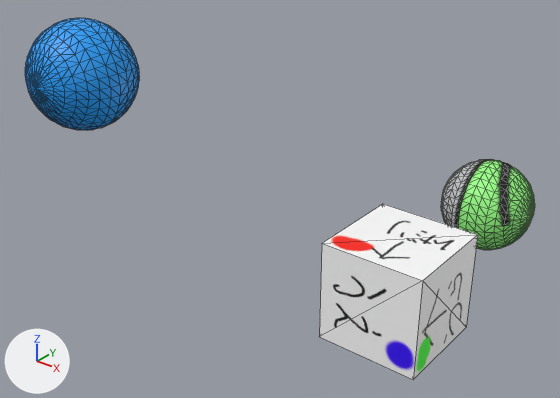
Renders of the Blender file Resources/LevelData/LevelData1/LevelEditor.blend from each side of a commit.
The view is the same before and after, from a camera (50 mm lens) standing at (5.89, -10.8, 7.65) and looking at (-2.86, 0.14, 0.87). Arrows for +X, +Y and +Z are at lower left; the lights stay in place. Mesh edges are drawn as thin lines.
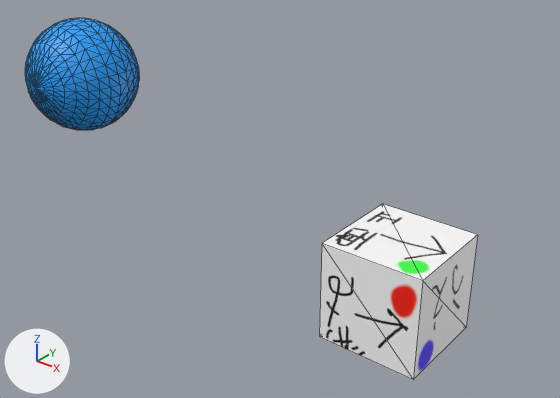
Diff of the bpy script that builds the scene:
```diff
--- a/Resources/LevelData/LevelData1/LevelEditor.blend.py
+++ b/Resources/LevelData/LevelData1/LevelEditor.blend.py
@@ me_cube @@
 me_cube.from_pydata(...)  # 8 vertices, 12 faces; spans x -1.0..1.0, y -1.0..1.0, z -1.0..1.0
 # used by ob_cube; location = (0.0, 0.0, 0.0)
+# me_cube part 1: the whole mesh is multiplied about its middle by the matrix ((0.0, -1.0, 0.0), (0.0, 0.0, 1.0), (-1.0, 0.0, 0.0))
 me_cube.materials.append(mat_material)
@@ ob_td2_enemy @@
-ob_td2_enemy = bpy.data.objects.new('TD2_Enemy', me_td2_enemy_004)
-ob_td2_enemy.location = (0.0, 4.08, 0.0)
```

Location of each change, (x1, y1, x2, y2) in pixels of the pictures (560 x 398 px; the box of a moved part takes in the faces that stretch with it):
'TD2_Enemy', deleted (green)
    before: (441, 159, 535, 250)
part 1 of me_cube, moved or reshaped
    both: (319, 205, 478, 380)
